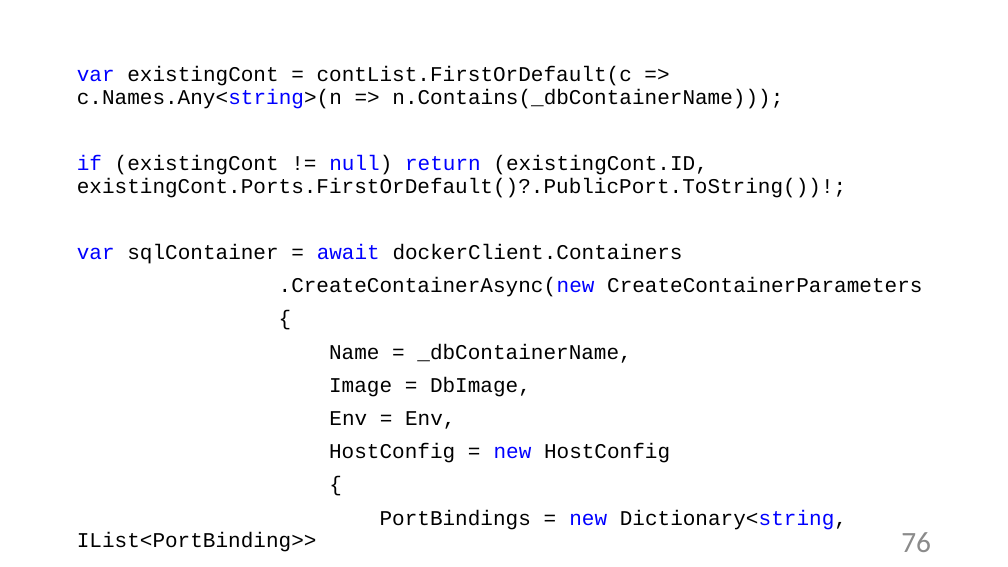
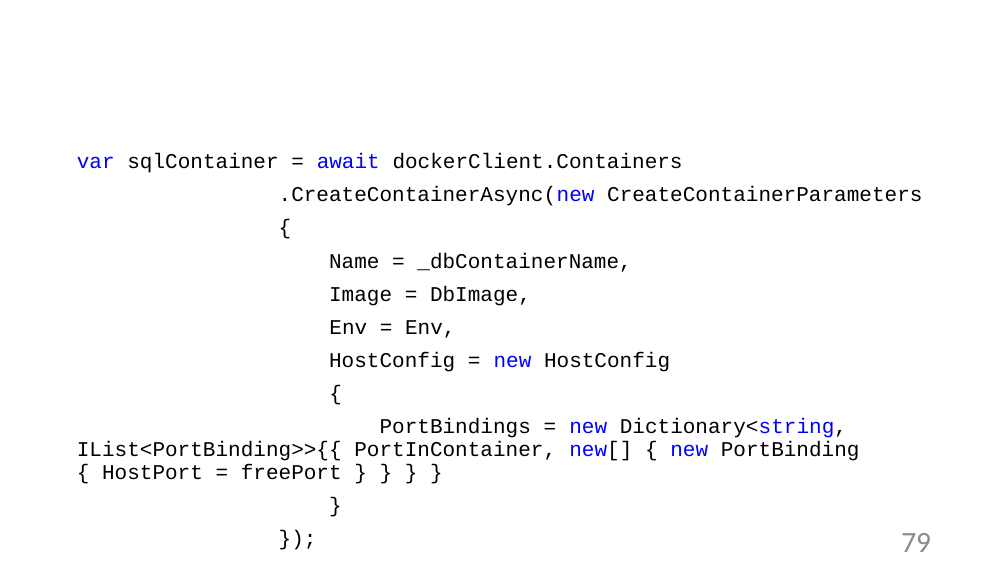
Before and after one commit to Sa1Gur/DbTest.Containers, a slide deck: slide 79 of DbaseTesting.pptx (slide 76 before the commit). Drawn at 1008x567 pixels with LibreOffice and Linux fonts; fonts in the diff are those of the drawing; background and template pictures are left out. Boxes give left, top, right and bottom in pixels: in the first picture for what was removed or moved away, otherwise in the second. Text is boxed around its words. In the diff, an @@ line names an element or a change of style, - is before the commit and + after.

```diff
--- a/DbaseTesting.pptx
+++ b/DbaseTesting.pptx
@@ title added at [70,11,939,121], 44 pt, text #FFFFFF @@
+Создаем контейнер
@@ text at [77,66,846,198]: paragraphs removed @@
-var existingCont = contList.FirstOrDefault(c => c.Names.Any<string>(n => n.Contains(_dbContainerName)));
-if (existingCont != null) return (existingCont.ID, existingCont.Ports.FirstOrDefault()?.PublicPort.ToString())!;
@@ text "var sqlContainer = await dockerClient.Containers": place and size @@
-text "var sqlContainer = await dockerClient.Containers" at [77,66,922,530]
+text "var sqlContainer = await dockerClient.Containers" at [77,153,922,480]
@@ text at [77,418,860,480]: text changed @@
-PortBindings = new Dictionary<string, IList<PortBinding>>
+PortBindings = new Dictionary<string, IList<PortBinding>>{{ PortInContainer, new[] { new PortBinding { HostPort = freePort } } } }
+}
+});
@@ page number at [901,533,931,552]: text changed @@
-76
+79
```
Also in this commit, not shown: 80 other slides changed, 5 slides added, 5 other files.
